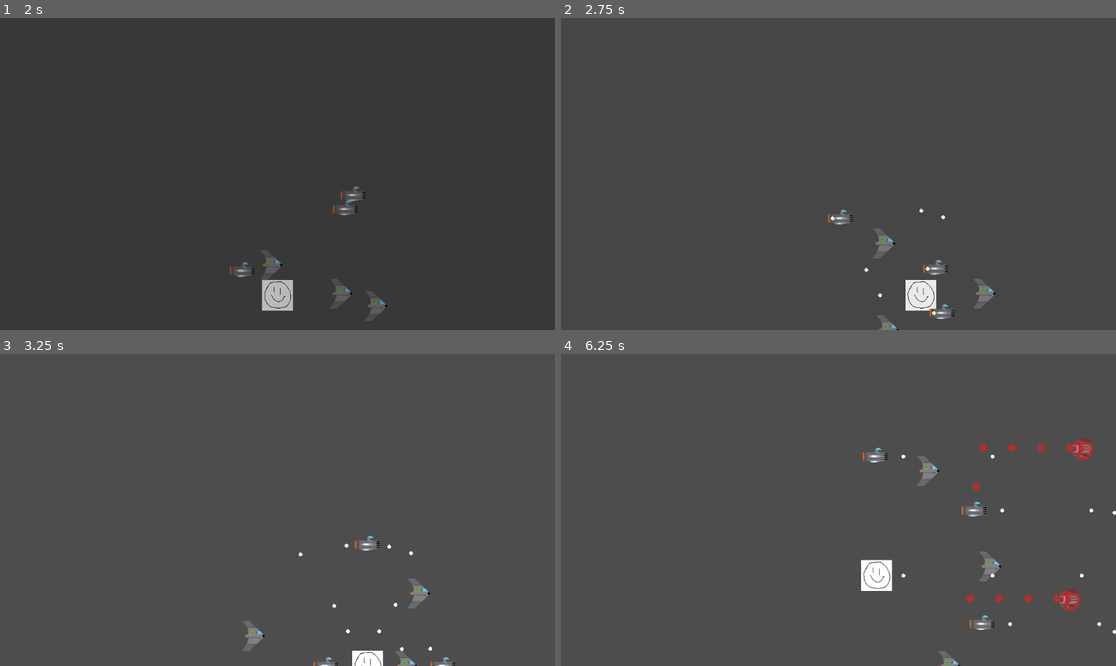
Above: before the commit, frames 1-4 (two rows, left to right).
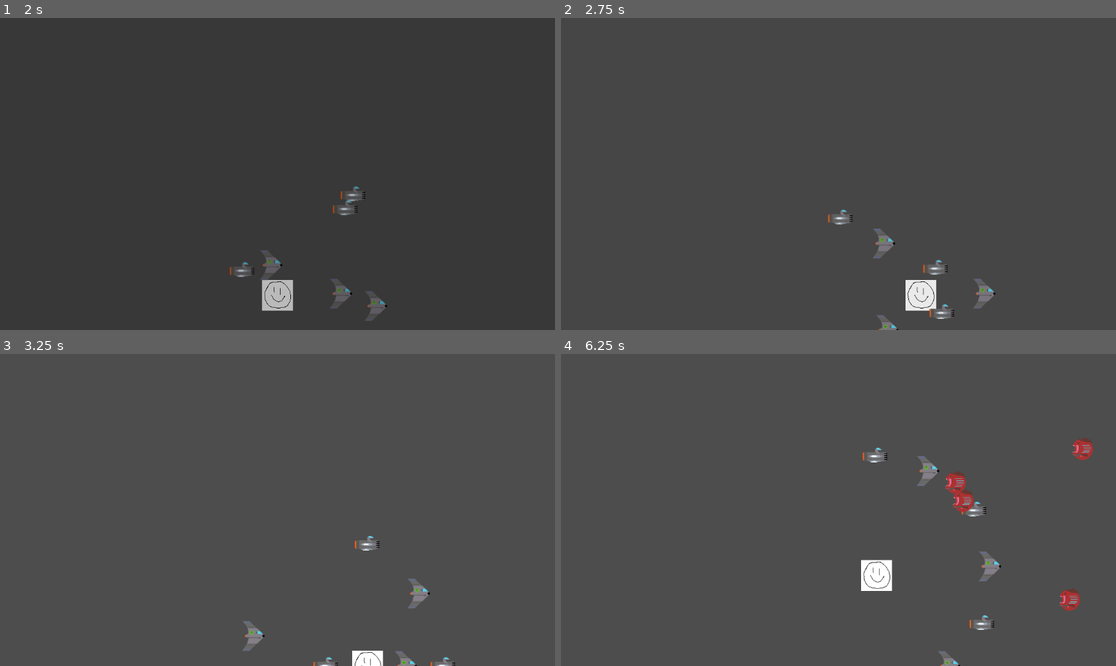
Above: after the commit, the same moments.

Repository: tfmertz/gamedevtv-jam-2026
Game: Godot game, scene res://scene/main.tscn
Two runs of this game, one before a commit and one after it. Both use one fixed random seed, a clock stepped at 60 frames per second and the inputs below.
Inputs:
- Up to frame 1 (2 s): click "START" at 0.5 s; click "START" at 1.25 s
- Up to frame 2 (2.75 s): tap Enter at 2 s; hold D (move_right) from 2.03 s (still down); tap 5 at 2.1 s
- Up to frame 3 (3.25 s): release D (move_right) at 2.78 s; hold S (move_down) from 2.78 s (still down); tap F (cycle_formation) at 2.85 s; tap 5 at 3.05 s
- Up to frame 4 (6.25 s): release S (move_down) at 3.53 s; hold D (move_right) 3.53-4.28 s; tap R (cycle_spacing) at 3.6 s; tap 5 at 3.8, 4.35, 5.3, 6.05 s; hold W (move_up) 4.28-5.03 s; hold A (move_left) from 5.03 s (still down); tap 3 at 5.1 s; tap 4 at 5.85 s

Frame 1 is identical in both runs. In frame 2, less than 0.1% of the frame differs, in the area x 48-70%, y 61-96%; in frame 3, less than 0.1%; in frame 4, 0.7%, in the area x 61-100%, y 28-90%.

Commit message:
Fixes to bullet collisions

Diff:
--- a/scene/bullet.gd
+++ b/scene/bullet.gd
@@ -6,7 +6,7 @@
 @onready var bullet_large_hitbox: CollisionShape2D = $bullet_large_hitbox
 
 
-var speed = 2
+var speed = 8
 enum BulletType {PLAYER, ENEMY_1, ENEMY_2} #to be set on call by level
 var bullet_type: BulletType
 var bullet_direction = 1
@@ -54,3 +54,21 @@
 		$bullet_sprite.show()
 		bullet_direction = 1
 		z_index=player_z
+
+
+func _on_area_entered(area: Area2D) -> void:
+	# only hit things that can be damaged
+	# TODO(tom) we might want to scope bullet layers so enemy and player bullets don't
+	# collider with eachother, or we might want that, IDK, leaving for now to ignore
+	if area.has_method("take_damage"):
+		# If I'm an enemy bullet and hitting player ship
+		if z_index == enemy_z and area.z_index == player_z:
+			area.take_damage(1)
+		# otherwise if I"m a player bullet and hit an enemy ship
+		elif z_index == player_z and area.z_index == enemy_z:
+			area.take_damage(1)
+
+	# kill the bullet
+	#TODO(tom) spawn VFX
+	AudioManager.report_bullet_hit()
+	queue_free()
--- a/scene/bullet.tscn
+++ b/scene/bullet.tscn
@@ -55,4 +55,5 @@
 [node name="despawn_timer" type="Timer" parent="." unique_id=2000550316]
 wait_time = 2.0
 
+[connection signal="area_entered" from="." to="." method="_on_area_entered"]
 [connection signal="timeout" from="despawn_timer" to="." method="_on_despawn_timer_timeout"]
--- a/scene/enemy_ship_node.tscn
+++ b/scene/enemy_ship_node.tscn
@@ -26,14 +26,14 @@
 [sub_resource type="CapsuleShape2D" id="CapsuleShape2D_cpmmr"]
 
 [sub_resource type="CircleShape2D" id="CircleShape2D_qpxp6"]
-radius = 23.0
+radius = 52.0
 
 [node name="EnemyShipNode" type="Area2D" unique_id=1841324561]
 script = ExtResource("1_fco4n")
 
 [node name="sprite" type="AnimatedSprite2D" parent="." unique_id=1209264211]
 sprite_frames = SubResource("SpriteFrames_65l50")
-animation = &"enemy_small"
+animation = &"enemy_big"
 
 [node name="bullet_timer" type="Timer" parent="." unique_id=1733135617]
 wait_time = 0.5
@@ -50,6 +50,5 @@
 [node name="rand_timer" type="Timer" parent="." unique_id=1714477443]
 wait_time = 3.0
 
-[connection signal="area_entered" from="." to="." method="_on_area_entered"]
 [connection signal="timeout" from="bullet_timer" to="." method="_on_timer_timeout"]
 [connection signal="timeout" from="rand_timer" to="." method="_on_rand_timer_timeout"]
--- a/scene/ship_node.tscn
+++ b/scene/ship_node.tscn
@@ -125,5 +125,4 @@
 shape = SubResource("CircleShape2D_qpxp6")
 disabled = true
 
-[connection signal="area_entered" from="." to="." method="_on_area_entered"]
 [connection signal="timeout" from="bullet_timer" to="." method="_on_bullet_timer_timeout"]
--- /dev/null
+++ b/scene/test/tom_test_level.gd
@@ -0,0 +1,31 @@
+extends Node2D
+
+var bullet_scene: PackedScene = preload("res://scene/bullet.tscn")
+var enemy_scene: PackedScene = preload("res://scene/enemy_ship_node.tscn")
+
+# Called when the node enters the scene tree for the first time.
+func _ready() -> void:
+	# set up the ship and bullet
+	_spawn_bullet()
+	_spawn_enemy()
+
+
+
+# Called every frame. 'delta' is the elapsed time since the previous frame.
+func _process(delta: float) -> void:
+	pass
+
+func _spawn_bullet():
+	var new_bullet : Bullet = bullet_scene.instantiate()
+	new_bullet.position = Vector2(100, 100)
+	add_child(new_bullet)
+	new_bullet.set_bullet_type(Bullet.BulletType.PLAYER)
+
+func _spawn_enemy():
+	var new_enemy = enemy_scene.instantiate()
+	new_enemy.position = Vector2(400, 100)
+	add_child(new_enemy)
+	new_enemy.spawn_enemy_big()
+
+func _on_timer_timeout() -> void:
+	_spawn_bullet()
--- /dev/null
+++ b/scene/test/tom_test_level.tscn
@@ -0,0 +1,12 @@
+[gd_scene format=3 uid="uid://di2cj6ac8g8m5"]
+
+[ext_resource type="Script" uid="uid://co4dtuoeqqn0c" path="res://scene/test/tom_test_level.gd" id="1_4y81e"]
+
+[node name="TomTestLevel" type="Node2D" unique_id=1564966178]
+script = ExtResource("1_4y81e")
+
+[node name="Timer" type="Timer" parent="." unique_id=1492819669]
+wait_time = 2.0
+autostart = true
+
+[connection signal="timeout" from="Timer" to="." method="_on_timer_timeout"]
--- a/src/enemy_ship_node.gd
+++ b/src/enemy_ship_node.gd
@@ -14,10 +14,10 @@
 var speed =1 #placeholder speed
 var target_direction: Vector2
 var target_location: Vector2
-enum EnemyType  {ENEMY_SMALL, ENEMY_BIG}
+enum EnemyType {ENEMY_SMALL, ENEMY_BIG}
 var ship_type = EnemyType
-var enemy_z =12
-var player_z =11
+var enemy_z = 12
+var player_z = 11
 var wind_x: int
 var wind_y: int
 var rand_coutner = 3
@@ -42,7 +42,11 @@
 func _process(delta: float) -> void:
 	pass
 
-
+func take_damage(damage: int) -> void:
+	health -= damage
+	if health <= 0:
+		die.emit(position, ship_type)
+		queue_free()
 
 func spawn_enemy_small() -> void: #spawns ship as gun ship, sets animation, health, hitbox
 	$sprite.play("enemy_small")
@@ -58,7 +62,7 @@
 	$sprite.play("enemy_big")
 	$sprite.show()
 	hitbox_enemy_bg.disabled = false
-	$bullet_timer.start()
+	#$bullet_timer.start()
 	z_index=enemy_z
 	speed = speed_enemy
 	health = health_enemy_big
@@ -85,14 +89,6 @@
 		elif event.pressed and event.keycode == KEY_6:#placeholder for spawning ships, to be removed/disabled
 			set_rand_mode(true)#placeholder for spawning ships, to be removed/disabled"""
 	pass
-
-func _on_area_entered(area: Area2D) -> void:
-	if area.z_index==player_z: #detecting if the body that entered is an player
-		health -= 1
-		if health <= 0:
-			die.emit(position, ship_type)
-			queue_free()
-
 
 func _on_timer_timeout() -> void:
 	var bullet = bullet_scene.instantiate()
--- a/src/ship_node.gd
+++ b/src/ship_node.gd
@@ -10,7 +10,7 @@
 var velocity_dir := Vector2.ZERO
 var on_path := false
 var position_target := Vector2.ZERO
-var hp: int
+var health: int
 var initial_speed := 0
 var screen_size: Rect2
 var enemy_z =12
@@ -38,15 +38,15 @@
 	ship_type = new_type
 	if ship_type == ShipType.GUN:
 		$sprite.animation = "gun"
-		hp = 1
+		health = 1
 		z_index=player_z
 	elif ship_type == ShipType.SHIELD:
 		$sprite.animation = "shield"
-		hp = 1
+		health = 1
 		z_index=player_z
 	elif ship_type == ShipType.MOTHER:
 		$sprite.animation = "mothership-3hp"
-		hp = 3
+		health = 3
 		z_index=player_z
 	else:
 		assert(false, "invalid ship type")
@@ -94,6 +94,10 @@
 	position.x = clamp(position.x, 0, screen_size.size.x)
 	position.y = clamp(position.y, 0, screen_size.size.y)
 
+func take_damage(damage: int) -> void:
+	health -= damage
+	if health <= 0:
+		queue_free()
 
 func _on_bullet_timer_timeout() -> void:
 	if ship_type != ShipType.SHIELD:
Not shown, added: scene/test/tom_test_level.gd.uid
Not shown, added: scene/test/tom_test_level.tscn9183475873.tmp
